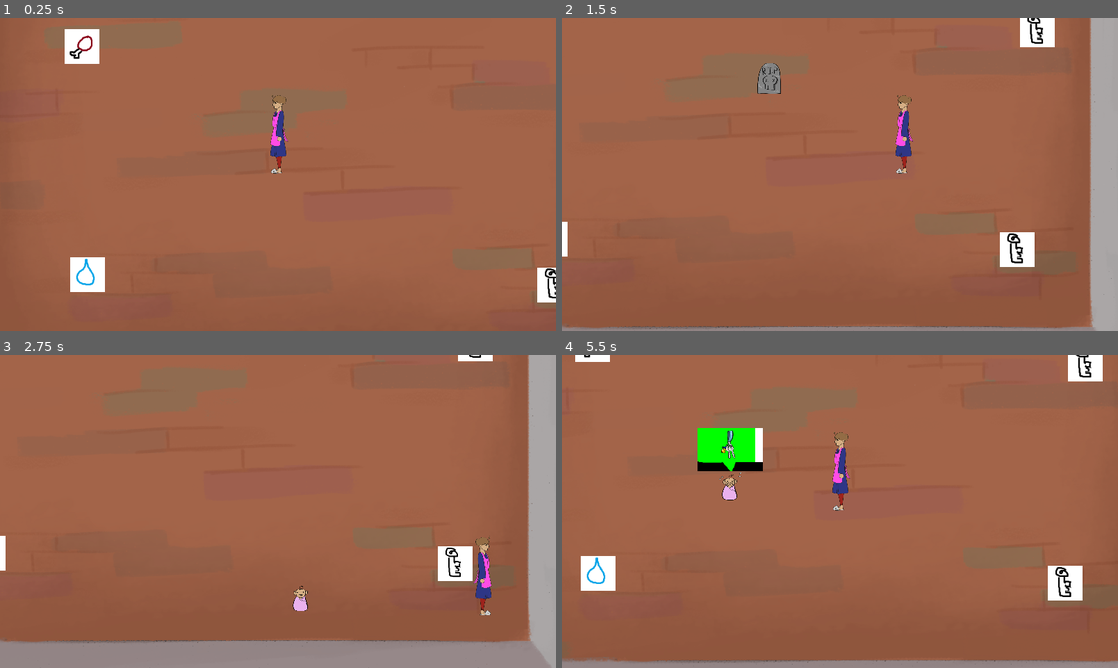
Above: before the commit, frames 1-4 (two rows, left to right).
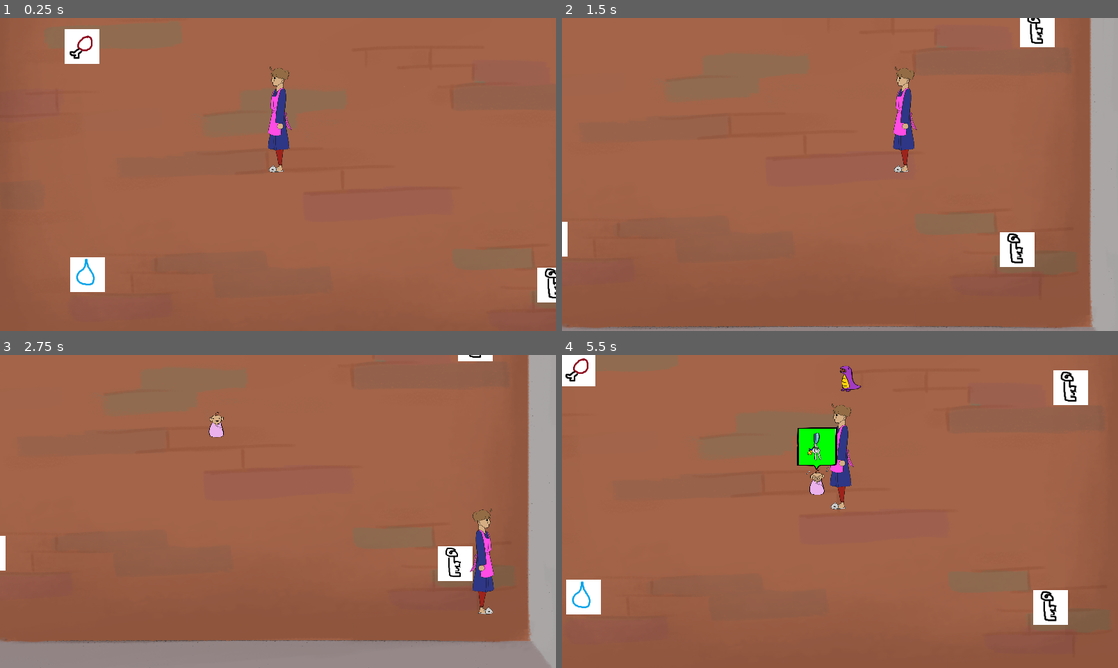
Above: after the commit, the same moments.

Repository: okay-cam/raising_kids
Game: Godot game, scene res://src/Level.tscn
Same seed, same stepped clock (60 frames per second), same inputs: the game is played once before the commit and once after it.
Inputs (mouse positions are in pixels of both pictures, inside the frame that each line leads up to):
- Up to frame 1 (0.25 s): no input
- Up to frame 2 (1.5 s): tap Enter at 0.5 s; move the mouse to (962, 158) at 0.52 s; hold D (right) 0.53-1.28 s; click (962, 158) at 0.6 s; move the mouse to (728, 190) at 1.27 s; hold S (down) from 1.28 s (still down); tap E (pickup) at 1.35 s
- Up to frame 3 (2.75 s): move the mouse to (333, 442) at 2.02 s; release S (down) at 2.03 s; hold D (right) from 2.03 s (still down); click (333, 442) at 2.1 s
- Up to frame 4 (5.5 s): move the mouse to (812, 574) at 2.77 s; release D (right) at 2.78 s; hold W (up) 2.78-3.53 s; tap E (pickup) at 2.85, 4.35 s; move the mouse to (1006, 558) at 3.52 s; hold A (left) 3.53-5.03 s; click (1006, 558) at 3.6 s; move the mouse to (673, 464) at 4.27 s; move the mouse to (867, 511) at 5.02 s; hold S (down) from 5.03 s (still down); click (867, 511) at 5.1 s

The runs differ from the first frame. In frame 1, 0.7% of the frame differs, in the area x 48-53%, y 15-50%; in frame 2, 1.1%; in frame 3, 1.0%; in frame 4, 10%, in the area x 0-100%, y 0-100%.

Commit message:
gameplay easier, door works

Diff:
--- a/src/Child.gd
+++ b/src/Child.gd
@@ -42,9 +42,9 @@
 # REQUESTS
 
 # time between requests !!unused atm
-const CHILL_TIME := 8.0
+const CHILL_TIME := 5.0
 # time to complete request
-const SERVE_TIME := 15.0
+const SERVE_TIME := 20.0
 
 # number of requests until aging (except adult)
 const TOTAL_REQUESTS := 2
@@ -54,7 +54,7 @@
 # number of completed requests for current age
 var completed_requests := 0
 
-const REQUEST_BOX_HEIGHT = [0, -132, -140, -196, -220]
+const REQUEST_BOX_HEIGHT = [0, -55, -66, -120, -150]
 
 # MOVEMENT
 # direction of movement
@@ -86,6 +86,7 @@
 	init()
 
 func init():
+	do_walk_animation()
 	remove_request()
 	refresh_request_bag()
 	$StartRequest.start(CHILL_TIME / 4)
@@ -258,13 +259,13 @@
 	if state == DEAD:
 		return
 	$Sprite.play(str(age) + "Request")
-	patience_bar.rect_position.y = REQUEST_BOX_HEIGHT[age]
+	$PatienceNode.position.y = REQUEST_BOX_HEIGHT[age]
 
 func do_walk_animation():
 	if state == DEAD:
 		return
 	$Sprite.play(str(age) + "Walk")
-	patience_bar.rect_position.y = REQUEST_BOX_HEIGHT[age]
+	$PatienceNode.position.y = REQUEST_BOX_HEIGHT[age]
 
 func remove_request():
 	current_request = NONE
--- a/src/Child.tscn
+++ b/src/Child.tscn
@@ -5,7 +5,7 @@
 [ext_resource path="res://src/Child.gd" type="Script" id=3]
 [ext_resource path="res://src/ItemFrames.tres" type="SpriteFrames" id=4]
 [ext_resource path="res://src/theme.tres" type="Theme" id=5]
-[ext_resource path="res://assets/placeholder/request_box.png" type="Texture" id=6]
+[ext_resource path="res://assets/items/bubble.png" type="Texture" id=6]
 [ext_resource path="res://assets/items/tombstone.PNG" type="Texture" id=7]
 [ext_resource path="res://assets/children/kid.png" type="Texture" id=8]
 [ext_resource path="res://assets/children/baby cry 1.png" type="Texture" id=9]
@@ -77,9 +77,11 @@
 position = Vector2( 0, -72 )
 scale = Vector2( 0.15, 0.15 )
 frames = SubResource( 1 )
-animation = "Dead"
+animation = "4Request"
 
 [node name="PatienceNode" type="Node2D" parent="."]
+position = Vector2( 0, -150 )
+scale = Vector2( 0.15, 0.15 )
 z_index = 3
 z_as_relative = false
 
@@ -88,10 +90,10 @@
 anchor_top = 0.5
 anchor_right = 0.5
 anchor_bottom = 0.5
-margin_left = -60.0
-margin_top = -132.0
-margin_right = 60.0
-margin_bottom = -52.0
+margin_left = -300.0
+margin_top = -500.0
+margin_right = 300.0
+margin_bottom = 500.0
 grow_horizontal = 2
 grow_vertical = 2
 rect_min_size = Vector2( 80, 60 )
@@ -105,8 +107,8 @@
 tint_progress = Color( 0, 1, 0.415686, 1 )
 
 [node name="Icon" type="AnimatedSprite" parent="PatienceNode/Patience"]
-position = Vector2( 60, 35 )
-scale = Vector2( 0.2, 0.2 )
+position = Vector2( 288, 310 )
+scale = Vector2( 1.3, 1.3 )
 frames = ExtResource( 4 )
 animation = "Items"
 frame = 4
--- a/src/ChildSpawner.gd
+++ b/src/ChildSpawner.gd
@@ -1,11 +1,22 @@
 extends Node2D
 
+export var spawn_offset := Vector2(0, 100)
 
 const ChildResource = preload("res://src/Child.tscn")
 
-func spawn_child():
+# first open door & run timer to spawn child
+# spawn child and run timer to close door
+# close door
+
+func start():
+	$Sprite.play("open")
+	$SpawnChild.start()
+
+func _on_SpawnChild_timeout():
 	# add child
 	var child = ChildResource.instance()
+
+	child.position = position + spawn_offset
 
 	var level = get_parent()
 
@@ -14,3 +25,9 @@
 	child.connect("dead", level, "child_death")
 
 	get_parent().add_child(child)
+
+	$CloseDoor.start()
+
+
+func _on_CloseDoor_timeout():
+	$Sprite.play("closed")
--- a/src/ChildSpawner.tscn
+++ b/src/ChildSpawner.tscn
@@ -1,6 +1,36 @@
-[gd_scene load_steps=2 format=2]
+[gd_scene load_steps=5 format=2]
 
 [ext_resource path="res://src/ChildSpawner.gd" type="Script" id=1]
+[ext_resource path="res://assets/environment/doore_open.png" type="Texture" id=2]
+[ext_resource path="res://assets/environment/doore_closed.png" type="Texture" id=3]
+
+[sub_resource type="SpriteFrames" id=1]
+animations = [ {
+"frames": [ ExtResource( 3 ) ],
+"loop": true,
+"name": "closed",
+"speed": 5.0
+}, {
+"frames": [ ExtResource( 2 ) ],
+"loop": true,
+"name": "open",
+"speed": 5.0
+} ]
 
 [node name="ChildSpawner" type="Node2D"]
 script = ExtResource( 1 )
+
+[node name="Sprite" type="AnimatedSprite" parent="."]
+frames = SubResource( 1 )
+animation = "open"
+
+[node name="SpawnChild" type="Timer" parent="."]
+wait_time = 0.3
+one_shot = true
+
+[node name="CloseDoor" type="Timer" parent="."]
+wait_time = 0.5
+one_shot = true
+
+[connection signal="timeout" from="SpawnChild" to="." method="_on_SpawnChild_timeout"]
+[connection signal="timeout" from="CloseDoor" to="." method="_on_CloseDoor_timeout"]
--- a/src/Level.gd
+++ b/src/Level.gd
@@ -22,7 +22,7 @@
 
 func _on_ChildSpawnTimer_timeout():
 
-	$ChildSpawner.spawn_child()
+	$ChildSpawner.start()
 	spawned_children += 1
 
 	if spawned_children < CHILD_GOAL:
--- a/src/Level.tscn
+++ b/src/Level.tscn
@@ -73,10 +73,10 @@
 polygon = PoolVector2Array( -100, -1000, 100, -1000, 100, 1000, -100, 1000 )
 
 [node name="ChildSpawner" parent="." instance=ExtResource( 4 )]
-position = Vector2( -140, -196 )
+position = Vector2( -133, -445 )
 
 [node name="ChildSpawnTimer" type="Timer" parent="."]
-wait_time = 20.0
+wait_time = 13.0
 one_shot = true
 autostart = true
 
@@ -90,5 +90,8 @@
 z_index = -1
 z_as_relative = false
 texture = ExtResource( 9 )
+__meta__ = {
+"_edit_lock_": true
+}
 
 [connection signal="timeout" from="ChildSpawnTimer" to="." method="_on_ChildSpawnTimer_timeout"]
--- a/src/Player.tscn
+++ b/src/Player.tscn
@@ -21,6 +21,7 @@
 } ]
 
 [sub_resource type="CircleShape2D" id=1]
+radius = 15.0
 
 [sub_resource type="CircleShape2D" id=2]
 radius = 67.0
@@ -35,13 +36,13 @@
 polygon = PoolVector2Array( -28, -64, -1, -81, 28, -64, 9, 0, -9, 0 )
 
 [node name="Sprite" type="AnimatedSprite" parent="."]
-position = Vector2( -1, -76 )
-scale = Vector2( 0.15, 0.15 )
+position = Vector2( -1, -103 )
+scale = Vector2( 0.2, 0.2 )
 frames = SubResource( 3 )
 animation = "Idle"
 
 [node name="MovementCollision" type="CollisionShape2D" parent="."]
-position = Vector2( 0, -9 )
+position = Vector2( 0, -15 )
 shape = SubResource( 1 )
 
 [node name="PickupArea" type="Area2D" parent="."]
@@ -54,7 +55,7 @@
 
 [node name="HoldIcon" type="AnimatedSprite" parent="."]
 visible = false
-position = Vector2( 0, -168 )
+position = Vector2( 0, -216 )
 scale = Vector2( 0.1, 0.1 )
 frames = ExtResource( 2 )
 animation = "Items"
Binary file added: assets/environment/doore_closed.png
Not shown, added: assets/environment/doore_closed.png.import
Binary file added: assets/environment/doore_open.png
Not shown, added: assets/environment/doore_open.png.import
Binary file added: assets/environment/floore_lineless.png
Not shown, added: assets/environment/floore_lineless.png.import
Binary file added: assets/items/bubble.png
Not shown, added: assets/items/bubble.png.import
